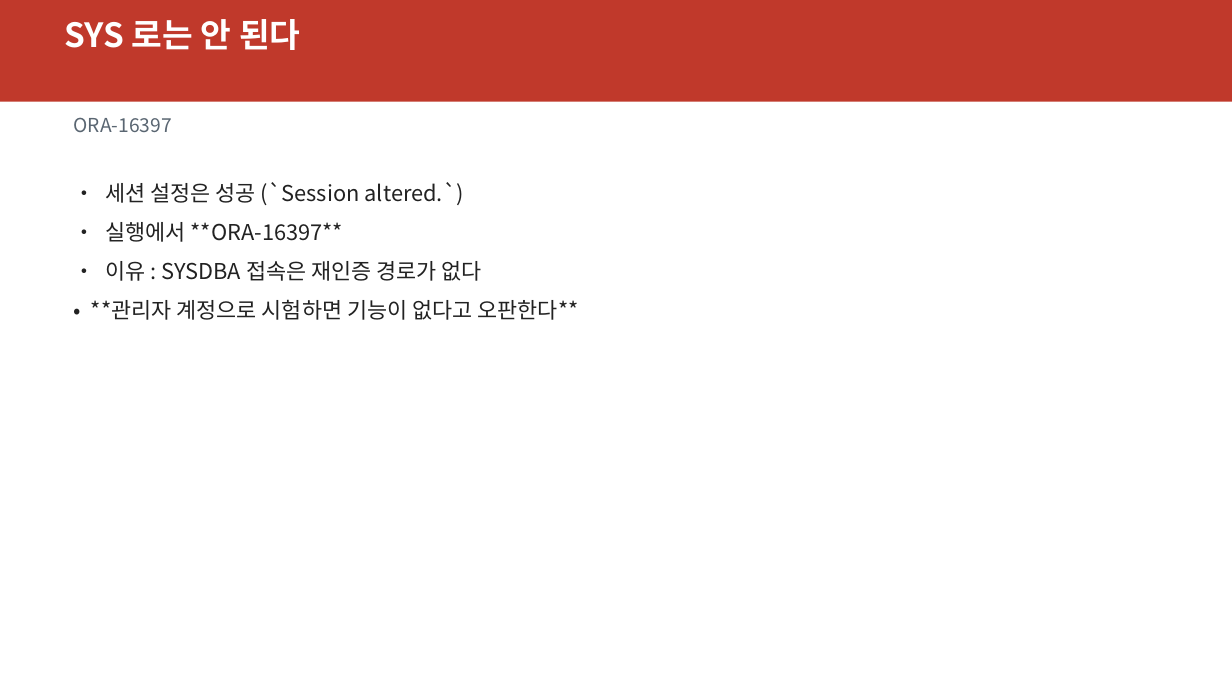
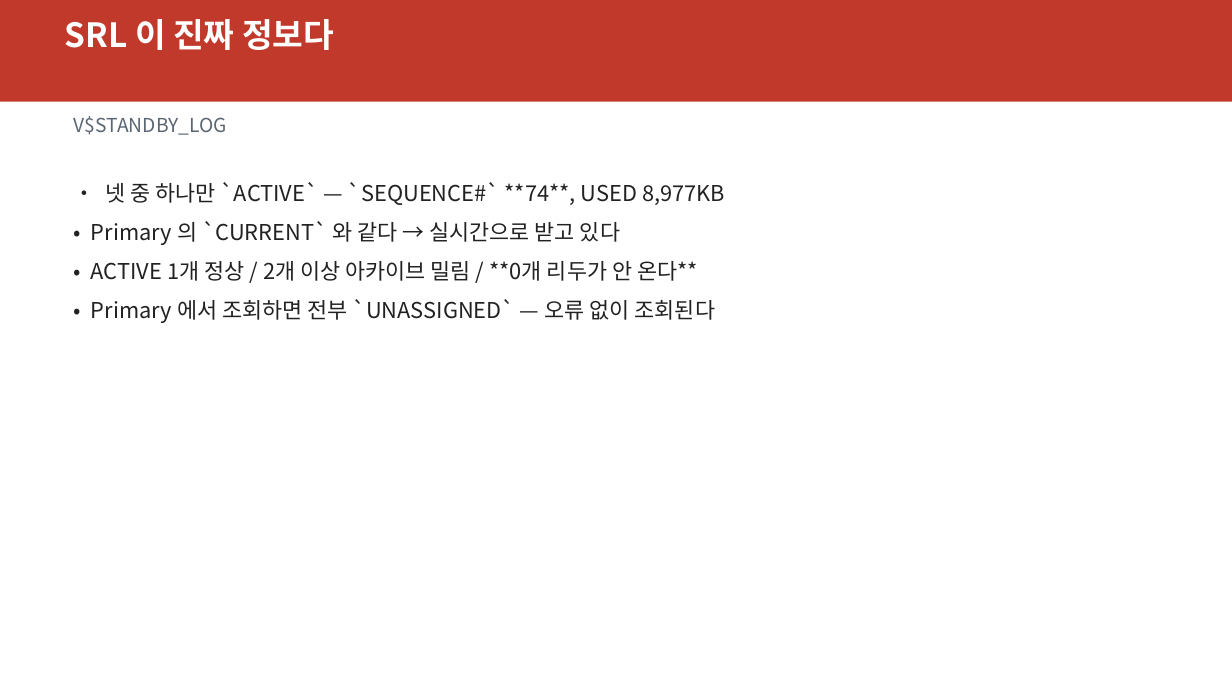
Before and after one commit to elpisk/OracleManual, a slide deck: slide 8 of ADG/15장/15장_V뷰기반모니터링과문제해결.pptx (slide 19 before the commit). Drawn at 1232x693 pixels with LibreOffice and Linux fonts; fonts in the diff are those of the drawing. Boxes give left, top, right and bottom in pixels: in the first picture for what was removed or moved away, otherwise in the second. Text is boxed around its words. In the diff, an @@ line names an element or a change of style, - is before the commit and + after.

```diff
--- a/ADG/15장/15장_V뷰기반모니터링과문제해결.pptx
+++ b/ADG/15장/15장_V뷰기반모니터링과문제해결.pptx
@@ text at (x1=64, y1=19, x2=334, y2=50): text changed @@
-SYS 로는 안 된다
+SRL 이 진짜 정보다
@@ text at (x1=74, y1=116, x2=227, y2=135): text changed @@
-ORA-16397
+V$STANDBY_LOG
@@ text at (x1=91, y1=182, x2=725, y2=323): text changed @@
-• 세션 설정은 성공 (`Session altered.`)
-• 실행에서 **ORA-16397**
-• 이유 : SYSDBA 접속은 재인증 경로가 없다
-• **관리자 계정으로 시험하면 기능이 없다고 오판한다**
+• 넷 중 하나만 `ACTIVE` — `SEQUENCE#` **74**, USED 8,977KB
+• Primary 의 `CURRENT` 와 같다 → 실시간으로 받고 있다
+• ACTIVE 1개 정상 / 2개 이상 아카이브 밀림 / **0개 리두가 안 온다**
+• Primary 에서 조회하면 전부 `UNASSIGNED` — 오류 없이 조회된다
```
Also in this commit, not shown: 9 other slides changed, 43 slides added, 28 slides removed, 5 other files.
